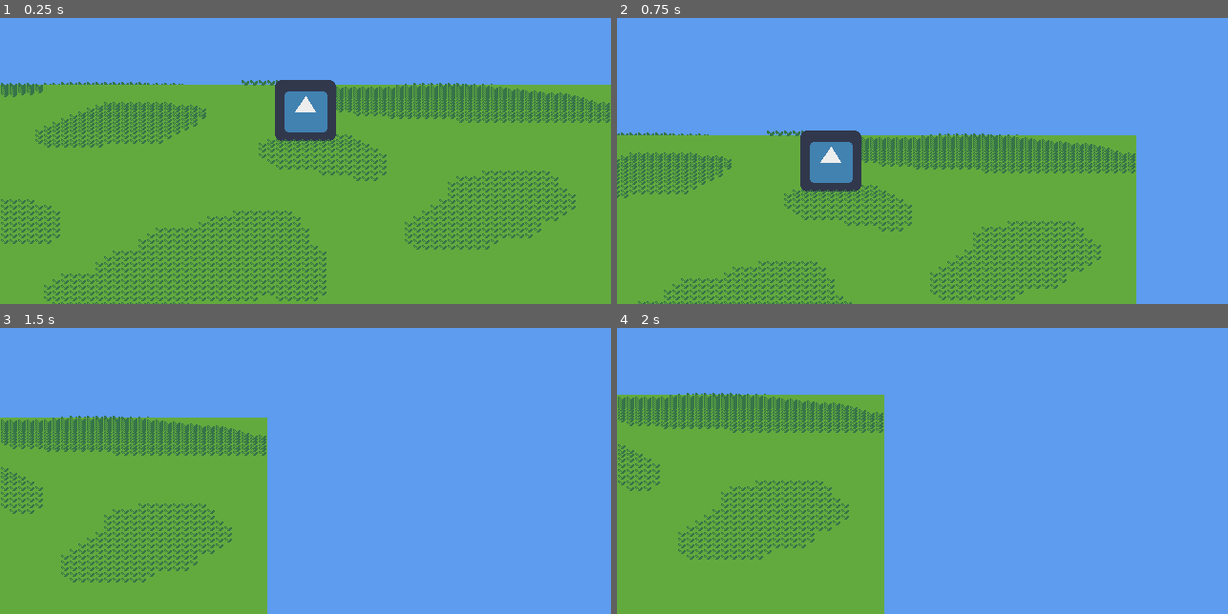
Above: before the commit, frames 1-4 (two rows, left to right).
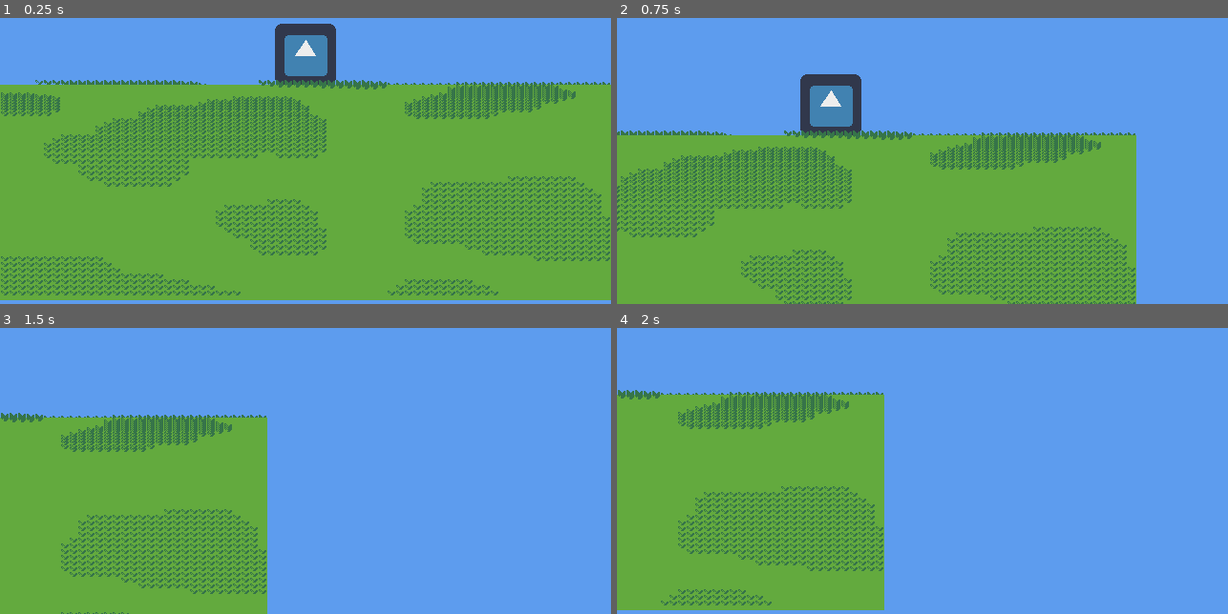
Above: after the commit, the same moments.

Repository: fitafunsoftware/project-fff
Game: Godot game, scene res://scenes/world.tscn
Two runs of this game, one before a commit and one after it. Both use one fixed random seed, a clock stepped at 60 frames per second and the inputs below. This scene is started directly instead of the project's main scene. The engine's default icon, where the game draws it, is replaced by a stand-in: a white triangle on a blue panel in a dark square.
Inputs:
- Up to frame 1 (0.25 s): no input
- Up to frame 2 (0.75 s): tap Enter (start) at 0.5 s; hold D (dpright) from 0.53 s (still down); tap K (a) at 0.6 s
- Up to frame 3 (1.5 s): release D (dpright) at 1.28 s; hold Backspace (back) from 1.28 s (still down); tap K (a) at 1.35 s
- Up to frame 4 (2 s): keep holding Backspace (back)

The runs differ from the first frame. In frame 1, 16% of the frame differs, in the area x 0-100%, y 2-100%; in frame 2, 11%; in frame 3, 3.5%; in frame 4, 4.4%.

Commit message:
Added an Occluder resource for occlusion culling.

Diff:
--- a/custom_nodes/sprite_3d/vertical_sprite_3d.gd
+++ /dev/null
@@ -1,22 +0,0 @@
-@tool
-extends Sprite3D
-class_name VerticalSprite3D
-
-
-func _ready() -> void:
-	if not material_override:
-		_apply_material_override()
-
-	_apply_texture()
-	texture_changed.connect(_apply_texture)
-
-
-func _apply_material_override():
-	var shader_material = ShaderMaterial.new()
-	shader_material.shader = load("res://shaders/vertical.gdshader")
-	material_override = shader_material
-
-
-func _apply_texture():
-	var shader_material : ShaderMaterial = material_override
-	shader_material.set_shader_parameter("sprite_texture", texture)
--- a/global_params/global_shader_params.json
+++ b/global_params/global_shader_params.json
@@ -1,6 +1,6 @@
 {
 	"CAMERA_Y_OFFSET" : -0.25,
-	"CAMERA_Z_OFFSET" : 20.0,
+	"CAMERA_Z_OFFSET" : 15.0,
 	"CURVE_HEIGHT" : 0.75,
 	"FLOOR_ANGLE" : 0.524,
 	"MAX_ANGLE" : 1.109
--- a/project.godot
+++ b/project.godot
@@ -30,7 +30,6 @@
 
 window/size/viewport_width=640
 window/size/viewport_height=360
-window/size/mode=3
 window/size/resizable=false
 window/dpi/allow_hidpi=false
 window/stretch/aspect="ignore"
@@ -236,21 +235,21 @@
 
 CAMERA_Y_OFFSET={
 "type": "float",
-"value": -0.25
+"value": 0.0
 }
 CAMERA_Z_OFFSET={
 "type": "float",
-"value": 20.0
+"value": 0.0
 }
 CURVE_HEIGHT={
 "type": "float",
-"value": 0.75
+"value": 0.0
 }
 FLOOR_ANGLE={
 "type": "float",
-"value": 0.524
+"value": 0.0
 }
 MAX_ANGLE={
 "type": "float",
-"value": 1.109
-}
+"value": 0.0
+}
--- a/scenes/grass_generator.tscn
+++ b/scenes/grass_generator.tscn
@@ -1,6 +1,6 @@
 [gd_scene load_steps=4 format=3]
 
-[ext_resource type="Script" path="res://custom_nodes/grass/grass_generator.gd" id="1_e5ffu"]
+[ext_resource type="Script" path="res://utilities/grass/grass_generator.gd" id="1_e5ffu"]
 [ext_resource type="Texture2D" uid="uid://btk5a1rwtajxh" path="res://assets/art/grass.png" id="2_7srlk"]
 [ext_resource type="Texture2D" uid="uid://btk4a6v03e14q" path="res://assets/art/bitmap.png" id="3_ciq4k"]
 
--- a/scenes/world.tscn
+++ b/scenes/world.tscn
@@ -1,15 +1,15 @@
-[gd_scene load_steps=16 format=3 uid="uid://y5unwk4xfuxg"]
+[gd_scene load_steps=16 format=3 uid="uid://dgbohy7xcnbfo"]
 
 [ext_resource type="Shader" path="res://shaders/vertical.gdshader" id="1"]
 [ext_resource type="Shader" path="res://shaders/horizontal.gdshader" id="2"]
 [ext_resource type="Texture2D" uid="uid://dfmvmv5m8ew5x" path="res://assets/art/ground.png" id="2_fd3tu"]
-[ext_resource type="Script" path="res://custom_nodes/sprite_3d/horizontal_sprite_3d.gd" id="3_2oefh"]
+[ext_resource type="Script" path="res://utilities/sprite_3d/horizontal_sprite_3d.gd" id="3_xqkqx"]
 [ext_resource type="Script" path="res://scripts/camera_body.gd" id="4"]
 [ext_resource type="Texture2D" uid="uid://bd5gaalmib0sy" path="res://assets/art/icon.png" id="4_ak3i4"]
-[ext_resource type="Script" path="res://custom_nodes/grass/grass_generator.gd" id="4_wnc51"]
+[ext_resource type="Script" path="res://utilities/grass/grass_generator.gd" id="4_varia"]
 [ext_resource type="Texture2D" uid="uid://btk5a1rwtajxh" path="res://assets/art/grass.png" id="5_8nxoq"]
 [ext_resource type="Texture2D" uid="uid://btk4a6v03e14q" path="res://assets/art/bitmap.png" id="6_csct1"]
-[ext_resource type="Script" path="res://custom_nodes/sprite_3d/vertical_sprite_3d.gd" id="10_cndng"]
+[ext_resource type="Script" path="res://utilities/sprite_3d/vertical_sprite_3d.gd" id="10_enjwq"]
 
 [sub_resource type="BoxShape3D" id="5"]
 size = Vector3(200, 2, 200)
@@ -44,13 +44,13 @@
 
 [node name="MeshInstance3D" type="MeshInstance3D" parent="Ground"]
 mesh = SubResource("PlaneMesh_1h247")
-script = ExtResource("3_2oefh")
+script = ExtResource("3_xqkqx")
 texture = ExtResource("2_fd3tu")
 subdivisions_per_meter_depth = 64
 
 [node name="GrassGenerator" type="Node3D" parent="."]
 transform = Transform3D(1, 0, 0, 0, 1, 0, 0, 0, 1, 0.005, 0, 0)
-script = ExtResource("4_wnc51")
+script = ExtResource("4_varia")
 grass_texture = ExtResource("5_8nxoq")
 grass_map = ExtResource("6_csct1")
 
@@ -62,16 +62,16 @@
 shape = SubResource("1")
 
 [node name="Camera3D" type="Camera3D" parent="Camera3D"]
-transform = Transform3D(1, 0, 0, 0, 1, 0, 0, 0, 1, 0, 0, 17)
+transform = Transform3D(1, 0, 0, 0, 1, 0, 0, 0, 1, 0, 0, 15)
 keep_aspect = 0
 projection = 1
 current = true
 fov = 37.8493
 size = 6.4
-far = 40.0
+far = 30.0
 
 [node name="VerticalSprite3D" type="Sprite3D" parent="."]
 material_override = SubResource("ShaderMaterial_gaciq")
 offset = Vector2(0, 32)
 texture = ExtResource("4_ak3i4")
-script = ExtResource("10_cndng")
+script = ExtResource("10_enjwq")
--- a/custom_nodes/grass/grass_generator.gd
+++ b/utilities/grass/grass_generator.gd
@@ -4,6 +4,7 @@
 
 var PIXEL_SIZE : float = 0.01
 var FLOOR_ANGLE : float = 0.524
+var CAMERA_Z_OFFSET : float = 15.0
 
 @export var grass_texture : Texture2D
 @export var grass_map : Texture2D
@@ -14,12 +15,19 @@
 		if value:
 			_clear_grass()
 			_generate_grass()
+@export var clear_grass : bool = false :
+	set(value):
+		clear_grass = false
+
+		if value:
+			_clear_grass()
 
 
 func _ready():
 	if not Engine.is_editor_hint():
 		PIXEL_SIZE = GlobalParams.get_global_param("PIXEL_SIZE")
 		FLOOR_ANGLE = GlobalParams.get_global_shader_param("FLOOR_ANGLE")
+		CAMERA_Z_OFFSET = GlobalParams.get_global_shader_param("CAMERA_Z_OFFSET")
 
 	if get_child_count() == 0:
 		_generate_grass()
@@ -48,6 +56,9 @@
 	var start_x_position = fmod(row_length/2.0, 0.01)
 	position.x = start_x_position
 
+	var occluder : Occluder = Occluder.new()
+	occluder.set_height(row_height, CAMERA_Z_OFFSET)
+
 	for row in rows:
 		var grass_instance := GrassInstance3D.new()
 		region.position.y = row
@@ -60,3 +71,4 @@
 
 		add_child(grass_instance)
 		grass_instance.position.z = start_z_position + (row * stretched_height)
+		grass_instance.occluder = occluder
--- a/custom_nodes/grass/grass_instance_3d.gd
+++ b/utilities/grass/grass_instance_3d.gd
@@ -22,6 +22,10 @@
 		bitmap = value
 		_set_bitmap()
 
+var occluder : Occluder
+
+@onready var current_camera : Camera3D = get_viewport().get_camera_3d()
+
 
 func _init():
 	if not mesh:
@@ -33,6 +37,21 @@
 		var shader_material := ShaderMaterial.new()
 		shader_material.shader = load("res://shaders/grass.gdshader")
 		mesh.material = shader_material
+
+
+func _process(_delta):
+	_occlude()
+
+
+func _occlude():
+	if not current_camera.current:
+		current_camera = get_viewport().get_camera_3d()
+
+	var camera_position = current_camera.global_position
+	if occluder.to_occlude(global_position.z, camera_position.z):
+		hide()
+	else:
+		show()
 
 
 func _set_texture():
--- /dev/null
+++ b/utilities/occluder/occluder.gd
@@ -0,0 +1,17 @@
+extends Resource
+class_name Occluder
+
+var z_cutoff_distance : float = 0.0
+
+
+func to_occlude(global_pos_z : float, camera_global_pos_z : float) -> bool:
+	if camera_global_pos_z - global_pos_z >= z_cutoff_distance:
+		return true
+	elif camera_global_pos_z - global_pos_z <= 0.0:
+		return true
+	else:
+		return false
+
+
+func set_height(height : float, CAMERA_Z_OFFSET : float = 15.0):
+	z_cutoff_distance = CAMERA_Z_OFFSET + ShaderDisplacement.get_corresponding_z_distance(height)
--- /dev/null
+++ b/utilities/occluder/shader_displacement.gd
@@ -0,0 +1,21 @@
+class_name ShaderDisplacement
+
+const curve_height : float = 0.75
+const curve_radius = 7.5
+const curve_l = 8.3175
+const floor_angle = 0.524
+
+
+static func get_corresponding_z_distance(height: float) -> float:
+	var length : float = 0.0
+
+	if height < curve_height:
+		var adjacent : float = curve_radius - height
+		var theta : float = acos(adjacent / curve_radius)
+		length = curve_radius * theta
+	else:
+		var opposite : float = height - curve_height
+		var hypotenuse : float = opposite / sin(floor_angle)
+		length = curve_l + hypotenuse
+
+	return length
--- /dev/null
+++ b/utilities/sprite_3d/vertical_sprite_3d.gd
@@ -0,0 +1,44 @@
+@tool
+extends Sprite3D
+class_name VerticalSprite3D
+
+@onready var occluder : Occluder = Occluder.new()
+@onready var current_camera : Camera3D = get_viewport().get_camera_3d()
+
+
+func _ready() -> void:
+	if not material_override:
+		_apply_material_override()
+
+	_apply_texture()
+	texture_changed.connect(_apply_texture)
+
+
+func _process(_delta):
+	_occlude()
+
+
+func _apply_material_override():
+	var shader_material = ShaderMaterial.new()
+	shader_material.shader = load("res://shaders/vertical.gdshader")
+	material_override = shader_material
+
+
+func _apply_texture():
+	var shader_material : ShaderMaterial = material_override
+	shader_material.set_shader_parameter("sprite_texture", texture)
+
+	var CAMERA_Z_OFFSET = 15.0 if Engine.is_editor_hint() else \
+			GlobalParams.get_global_shader_param("CAMERA_Z_OFFSET")
+	occluder.set_height(texture.get_size().y * pixel_size, CAMERA_Z_OFFSET)
+
+
+func _occlude():
+	if not current_camera.current:
+		current_camera = get_viewport().get_camera_3d()
+
+	var camera_position = current_camera.global_position
+	if occluder.to_occlude(global_position.z, camera_position.z):
+		hide()
+	else:
+		show()
Renamed: custom_nodes/sprite_3d/horizontal_sprite_3d.gd -> utilities/sprite_3d/horizontal_sprite_3d.gd
